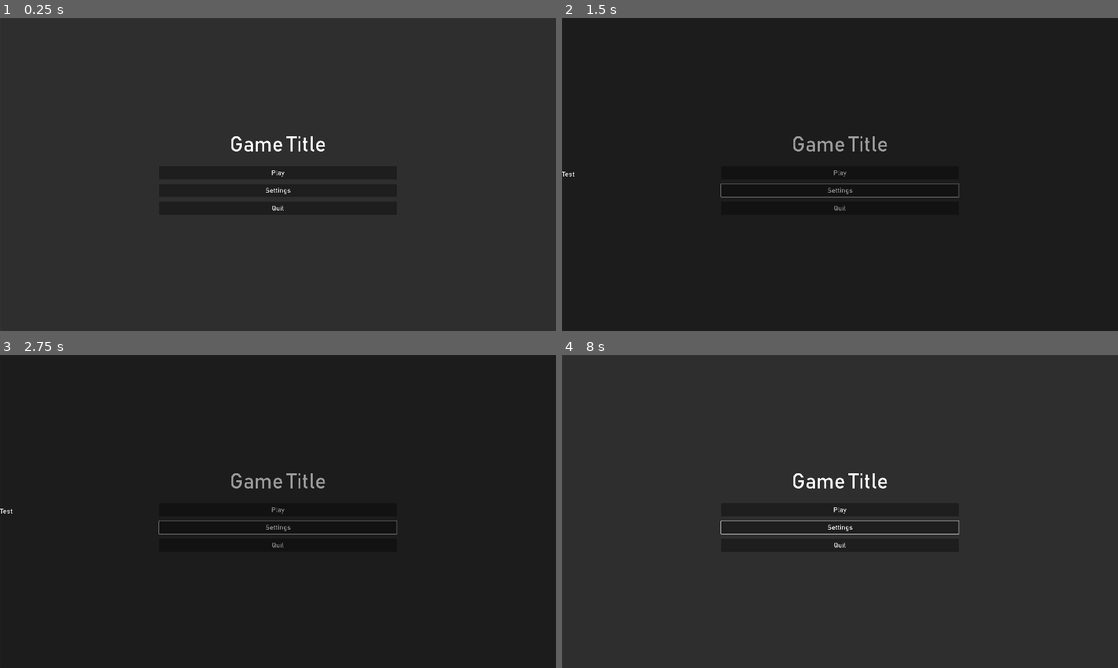
Above: before the commit, frames 1-4 (two rows, left to right).
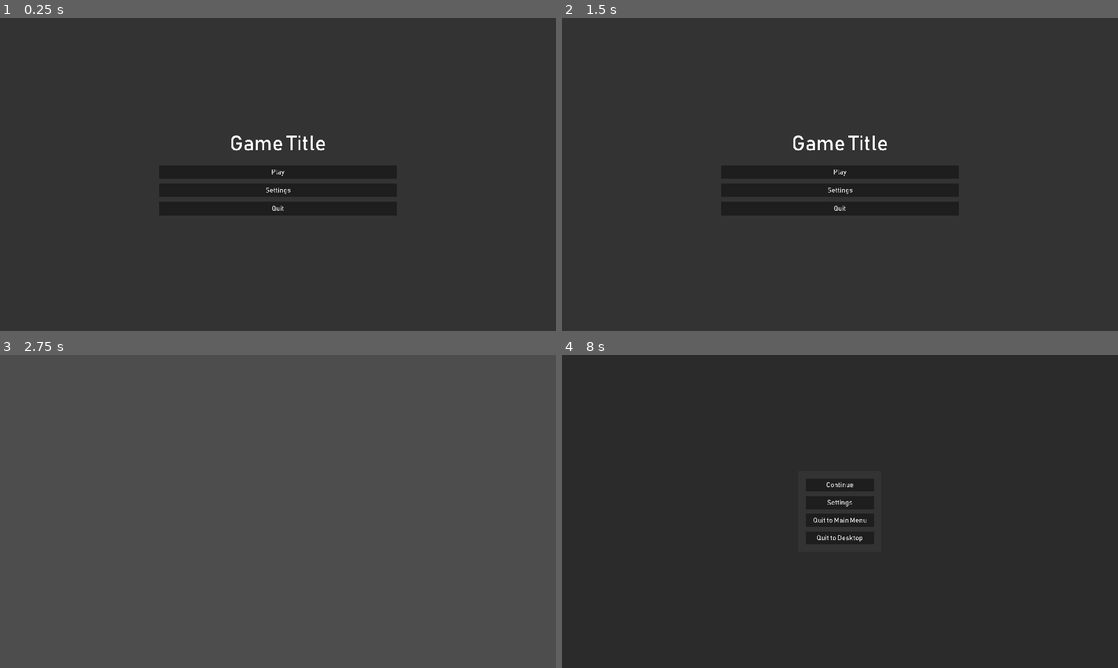
Above: after the commit, the same moments.

Repository: KevinGeertjens/Godot-Base-Template
Game: Godot game, scene res://scenes/menus/main/main_menu.tscn
The game is run twice, just before and just after one commit, with the same random seed, the same clock (stepped at 60 frames per second) and the same inputs.
Inputs (mouse positions are in pixels of both pictures, inside the frame that each line leads up to):
- Up to frame 1 (0.25 s): no input
- Up to frame 2 (1.5 s): click "Settings" at 0.5 s; click (1073, 64) at 1.25 s, where only the run after the commit has a clickable "X"
- Up to frame 3 (2.75 s): click "Play" at 2 s
- Up to frame 4 (8 s): click (840, 508) at 2.75 s, where only the run before the commit has a clickable "Play"; click (840, 508) at 3.5 s, where only the run before the commit has a clickable "Play"; tap Escape (ui_cancel) at 7.9 s

The runs differ from the first frame. In frame 1, 0.2% of the frame differs, in the area x 41-59%, y 37-62%; in frame 2, 0.8%; in frame 3, 100%, in the area x 0-100%, y 0-100%; in frame 4, 0.7%.

Commit message:
Implement graphics settings
Implemented the "graphics" section of the settings menu, being able to control the window mode/size, monitor the game is displayed on, and toggle vsync

Diff:
--- a/code/assets/themes/default_theme.tres
+++ b/code/assets/themes/default_theme.tres
@@ -9,8 +9,55 @@
 content_margin_bottom = 10.0
 bg_color = Color(0.117647, 0.117647, 0.117647, 1)
 
+[sub_resource type="StyleBoxFlat" id="StyleBoxFlat_jnmbn"]
+bg_color = Color(0.6, 0.6, 0.6, 0)
+
+[sub_resource type="StyleBoxFlat" id="StyleBoxFlat_3kqnp"]
+bg_color = Color(0.117647, 0.117647, 0.117647, 0)
+
+[sub_resource type="StyleBoxFlat" id="StyleBoxFlat_tnhpb"]
+bg_color = Color(0.6, 0.6, 0.6, 0)
+
+[sub_resource type="StyleBoxFlat" id="StyleBoxFlat_hey4j"]
+bg_color = Color(0.6, 0.6, 0.6, 0)
+
+[sub_resource type="StyleBoxFlat" id="StyleBoxFlat_1xt55"]
+bg_color = Color(0.6, 0.6, 0.6, 0)
+
+[sub_resource type="StyleBoxFlat" id="StyleBoxFlat_lmt70"]
+content_margin_left = 10.0
+content_margin_top = 10.0
+content_margin_right = 10.0
+content_margin_bottom = 10.0
+bg_color = Color(0.203922, 0.203922, 0.203922, 1)
+
+[sub_resource type="StyleBoxFlat" id="StyleBoxFlat_xt3tl"]
+content_margin_left = 10.0
+content_margin_top = 10.0
+content_margin_right = 10.0
+content_margin_bottom = 10.0
+bg_color = Color(0.129412, 0.129412, 0.129412, 1)
+
+[sub_resource type="StyleBoxFlat" id="StyleBoxFlat_glvit"]
+bg_color = Color(0.2, 0.2, 0.2, 1)
+
+[sub_resource type="StyleBoxFlat" id="StyleBoxFlat_no57m"]
+bg_color = Color(0.172549, 0.172549, 0.172549, 1)
+
 [resource]
 default_font = ExtResource("1_tye7j")
 default_font_size = 24
 Button/styles/normal = SubResource("StyleBoxFlat_jblcr")
+CheckBox/styles/focus = SubResource("StyleBoxFlat_jnmbn")
+CheckBox/styles/normal = SubResource("StyleBoxFlat_3kqnp")
+CheckButton/styles/focus = SubResource("StyleBoxFlat_tnhpb")
+CheckButton/styles/hover = SubResource("StyleBoxFlat_hey4j")
+CheckButton/styles/normal = SubResource("StyleBoxFlat_1xt55")
+GridContainer/constants/h_separation = 32
+GridContainer/constants/v_separation = 12
+OptionButton/styles/hover = SubResource("StyleBoxFlat_lmt70")
+OptionButton/styles/normal = SubResource("StyleBoxFlat_xt3tl")
+PanelContainer/styles/panel = SubResource("StyleBoxFlat_glvit")
+TabContainer/constants/side_margin = 0
+TabContainer/styles/panel = SubResource("StyleBoxFlat_no57m")
 VBoxContainer/constants/separation = 16
--- /dev/null
+++ b/code/autoload/graphics_settings.gd
@@ -0,0 +1,117 @@
+extends Node
+
+enum window_modes {FULLSCREEN, BORDERLESS_WINDOW, WINDOWED}
+
+const PATH = "user://graphics_settings.ini"
+const DEFAULT_SETTINGS = {
+	"window_mode": window_modes.FULLSCREEN,
+	"vsync" : true,
+	"window_size" : Vector2(1920, 1080),
+	"monitor": 0
+}
+
+var currentSettings = DEFAULT_SETTINGS.duplicate()
+
+func _ready():
+	var loadedSettings = _load_settings() # Attempt to load settings from file
+	if loadedSettings == null:
+		apply_default_settings()
+	else:
+		apply_settings(loadedSettings)
+
+func _load_settings():
+	# Return loaded settings, or null if non-existent or corrupt
+	var file = ConfigFile.new()
+	var err = file.load(PATH) # Returns OK if file loaded correctly
+
+	if err == OK:
+		var newSettings = {}
+		newSettings['window_size'] = file.get_value('graphics', 'window_size', DEFAULT_SETTINGS['window_size'])
+		newSettings['window_mode'] = file.get_value('graphics', 'window_mode', DEFAULT_SETTINGS['window_mode'])
+		newSettings['monitor'] = file.get_value('graphics', 'monitor', DEFAULT_SETTINGS['monitor'])
+		newSettings['vsync'] = file.get_value('graphics', 'vsync', DEFAULT_SETTINGS['vsync'])
+		return newSettings
+
+	return null
+
+func _save_settings(newSettings: Dictionary = currentSettings):
+	var validatedSettings = _validate_settings(newSettings)
+
+	var file = ConfigFile.new()
+	file.set_value("graphics", "window_size", validatedSettings["window_size"])
+	file.set_value("graphics", "window_mode", validatedSettings["window_mode"])
+	file.set_value("graphics", "vsync", validatedSettings["vsync"])
+	file.set_value("graphics", "monitor", validatedSettings["monitor"])
+	file.save(PATH)
+
+func _validate_settings(settings: Dictionary):
+	#Validate parameters, substitute with defaults if not the correct type
+	var newSettings = settings.duplicate()
+	var expectedTypes = {
+		"window_mode": TYPE_INT,
+		"vsync": TYPE_BOOL,
+		"window_size": TYPE_VECTOR2,
+		"monitor": TYPE_INT
+	}
+
+	for key in expectedTypes.keys():
+		if typeof(newSettings[key]) != expectedTypes[key]:
+			newSettings[key] = DEFAULT_SETTINGS[key]
+
+	return newSettings
+
+func apply_settings(newSettings: Dictionary):
+	var validatedSettings = _validate_settings(newSettings)
+	set_window_size(validatedSettings['window_size'])
+	set_window_mode(validatedSettings['window_mode'])
+	set_monitor(validatedSettings['monitor'])
+	set_vsync(validatedSettings['vsync'])
+
+func apply_default_settings():
+	apply_settings(DEFAULT_SETTINGS)
+
+func set_window_mode(window_mode: int):
+	var fullscreenValue
+	var borderlessValue
+
+	match window_mode:
+		window_modes.FULLSCREEN:
+			fullscreenValue = DisplayServer.WINDOW_MODE_FULLSCREEN
+			borderlessValue = false
+		window_modes.BORDERLESS_WINDOW:
+			fullscreenValue = DisplayServer.WINDOW_MODE_WINDOWED
+			borderlessValue = true
+		window_modes.WINDOWED:
+			fullscreenValue = DisplayServer.WINDOW_MODE_WINDOWED
+			borderlessValue = false
+
+	DisplayServer.window_set_mode(fullscreenValue)
+	DisplayServer.window_set_flag(DisplayServer.WINDOW_FLAG_BORDERLESS, borderlessValue)
+
+	currentSettings["window_mode"] = window_mode
+	_save_settings()
+	DisplayServer.window_set_current_screen(currentSettings["monitor"])
+
+func set_vsync(vsync: bool):
+	var vsyncValue = {
+		false: DisplayServer.VSYNC_DISABLED,
+		true: DisplayServer.VSYNC_ENABLED
+	}[vsync]
+	DisplayServer.window_set_vsync_mode(vsyncValue)
+	currentSettings["vsync"] = vsync
+	_save_settings()
+
+func set_window_size(window_size: Vector2):
+	DisplayServer.window_set_size(window_size)
+	currentSettings["window_size"] = window_size
+	_save_settings()
+
+	#Center window after size change
+	var offset = (DisplayServer.screen_get_size() - DisplayServer.window_get_size()) / 2
+	DisplayServer.window_set_position(offset)
+	DisplayServer.window_set_current_screen(currentSettings["monitor"])
+
+func set_monitor(index: int):
+	DisplayServer.window_set_current_screen(index)
+	currentSettings["monitor"] = index
+	_save_settings()
--- a/code/project.godot
+++ b/code/project.godot
@@ -17,15 +17,14 @@
 [autoload]
 
 ChangeScene="*res://autoload/change_scene.gd"
+GraphicsSettings="*res://autoload/graphics_settings.gd"
 
 [display]
 
 window/size/viewport_width=1920
 window/size/viewport_height=1080
-window/size/mode=3
 window/size/resizable=false
-window/stretch/mode="viewport"
-window/stretch/scale_mode="integer"
+window/stretch/mode="canvas_items"
 
 [file_customization]
 
--- a/code/scenes/menus/pause/pause_menu.tscn
+++ b/code/scenes/menus/pause/pause_menu.tscn
@@ -4,7 +4,7 @@
 [ext_resource type="PackedScene" uid="uid://bbjn6b5dbkl45" path="res://scenes/menus/settings/settings_menu.tscn" id="2_wp41h"]
 
 [sub_resource type="StyleBoxFlat" id="StyleBoxFlat_v4fc0"]
-bg_color = Color(0, 0, 0, 0.392157)
+bg_color = Color(0, 0, 0, 0.431373)
 
 [node name="PauseMenu" type="PanelContainer"]
 anchors_preset = 15
--- /dev/null
+++ b/code/scenes/menus/settings/graphics_settings.gd
@@ -0,0 +1,89 @@
+extends MarginContainer
+
+@onready var windowSizeButton = $HBoxContainer/GridContainer/WindowSizeButton
+@onready var windowModeButton = $HBoxContainer/GridContainer/WindowModeButton
+@onready var monitorButton = $HBoxContainer/GridContainer/MonitorButton
+@onready var vsyncButton = $HBoxContainer/GridContainer/VsyncButton
+
+const windowModeMap = {
+	GraphicsSettings.window_modes.FULLSCREEN: "Fullscreen",
+	GraphicsSettings.window_modes.BORDERLESS_WINDOW: "Borderless Window",
+	GraphicsSettings.window_modes.WINDOWED: "Windowed"
+}
+
+func _ready():
+	# Populate monitor button with number of monitors
+	var monitorCount = DisplayServer.get_screen_count()
+	for x in monitorCount:
+		monitorButton.add_item(str(x))
+
+	# Populate window mode button with modes
+	for mode in windowModeMap:
+		windowModeButton.add_item(windowModeMap[mode])
+
+	_update_buttons()
+
+func _update_buttons():
+	#Updates all buttons' values
+	_update_window_size_button()
+	_update_window_mode_button()
+	_update_vsync_button()
+	_update_monitor_button()
+
+func _update_window_size_button():
+	var window_size = GraphicsSettings.currentSettings['window_size']
+	var string = str(window_size.x) + "x" + str(window_size.y)
+	for i in windowSizeButton.item_count:
+		if windowSizeButton.get_item_text(i) == string:
+			windowSizeButton.select(i)
+
+	if GraphicsSettings.currentSettings['window_mode'] == GraphicsSettings.window_modes.FULLSCREEN:
+		windowSizeButton.disabled = true
+	else:
+		windowSizeButton.disabled = false
+
+func _update_window_mode_button():
+	var value = windowModeMap[GraphicsSettings.currentSettings['window_mode']]
+	for i in windowModeButton.item_count:
+		if windowModeButton.get_item_text(i) == value:
+			windowModeButton.select(i)
+
+func _update_vsync_button():
+	var vsyncEnabled = DisplayServer.window_get_vsync_mode() == DisplayServer.VSYNC_ENABLED
+	vsyncButton.set_pressed_no_signal(vsyncEnabled)
+
+func _update_monitor_button():
+	var currentMonitor = DisplayServer.window_get_current_screen()
+	for i in monitorButton.item_count:
+		if monitorButton.get_item_text(i) == str(currentMonitor):
+			monitorButton.select(i)
+
+
+func _on_window_size_button_item_selected(index):
+	var splitWindowSize = windowSizeButton.get_item_text(index).split("x")
+	var newWindowSize = Vector2(int(splitWindowSize[0]), int(splitWindowSize[1]))
+	GraphicsSettings.set_window_size(newWindowSize)
+	_update_buttons()
+
+func _on_fullscreen_button_toggled(toggled_on):
+	GraphicsSettings.set_fullscreen(toggled_on)
+	_update_buttons()
+
+func _on_window_mode_button_item_selected(index):
+	var buttonValue = windowModeButton.get_item_text(index)
+	var windowMode = GraphicsSettings.window_modes.FULLSCREEN # Default to fullscreen
+
+	for mode in windowModeMap:
+		if windowModeMap[mode] == buttonValue:
+			windowMode = mode
+
+	GraphicsSettings.set_window_mode(windowMode)
+	_update_buttons()
+
+func _on_monitor_button_item_selected(index):
+	GraphicsSettings.set_monitor(index)
+	_update_buttons()
+
+func _on_vsync_button_toggled(toggled_on):
+	GraphicsSettings.set_vsync(toggled_on)
+	_update_buttons()
--- a/code/scenes/menus/settings/settings_menu.gd
+++ b/code/scenes/menus/settings/settings_menu.gd
@@ -3,3 +3,6 @@
 func _process(_delta):
 	if self.visible && Input.is_action_pressed("ui_cancel"):
 		self.visible = false
+
+func _on_exit_button_pressed():
+	self.visible = false
--- a/code/scenes/menus/settings/settings_menu.tscn
+++ b/code/scenes/menus/settings/settings_menu.tscn
@@ -1,9 +1,16 @@
-[gd_scene load_steps=3 format=3 uid="uid://bbjn6b5dbkl45"]
+[gd_scene load_steps=6 format=3 uid="uid://bbjn6b5dbkl45"]
 
 [ext_resource type="Script" path="res://scenes/menus/settings/settings_menu.gd" id="1_iul8f"]
+[ext_resource type="Script" path="res://scenes/menus/settings/graphics_settings.gd" id="2_m5edi"]
 
 [sub_resource type="StyleBoxFlat" id="StyleBoxFlat_5odnb"]
-bg_color = Color(0, 0, 0, 0.392157)
+bg_color = Color(0, 0, 0, 0)
+
+[sub_resource type="StyleBoxFlat" id="StyleBoxFlat_xpc6p"]
+bg_color = Color(0.137255, 0.137255, 0.137255, 1)
+
+[sub_resource type="StyleBoxFlat" id="StyleBoxFlat_h0upi"]
+bg_color = Color(0.117647, 0.117647, 0.117647, 1)
 
 [node name="SettingsMenu" type="PanelContainer"]
 anchors_preset = 15
@@ -14,6 +21,115 @@
 theme_override_styles/panel = SubResource("StyleBoxFlat_5odnb")
 script = ExtResource("1_iul8f")
 
-[node name="Label" type="Label" parent="."]
+[node name="Margin" type="MarginContainer" parent="."]
 layout_mode = 2
-text = "Test"
+theme_override_constants/margin_left = 100
+theme_override_constants/margin_top = 100
+theme_override_constants/margin_right = 100
+theme_override_constants/margin_bottom = 100
+
+[node name="PanelContainer" type="PanelContainer" parent="Margin"]
+layout_mode = 2
+theme_override_styles/panel = SubResource("StyleBoxFlat_xpc6p")
+
+[node name="Margin" type="MarginContainer" parent="Margin/PanelContainer"]
+layout_mode = 2
+theme_override_constants/margin_left = 35
+theme_override_constants/margin_top = 35
+theme_override_constants/margin_right = 35
+theme_override_constants/margin_bottom = 35
+
+[node name="VBoxContainer" type="VBoxContainer" parent="Margin/PanelContainer/Margin"]
+layout_mode = 2
+
+[node name="Header" type="HBoxContainer" parent="Margin/PanelContainer/Margin/VBoxContainer"]
+layout_mode = 2
+
+[node name="SettingsLabel" type="Label" parent="Margin/PanelContainer/Margin/VBoxContainer/Header"]
+layout_mode = 2
+theme_override_font_sizes/font_size = 48
+text = "Settings"
+
+[node name="Filler" type="Control" parent="Margin/PanelContainer/Margin/VBoxContainer/Header"]
+layout_mode = 2
+size_flags_horizontal = 3
+
+[node name="ExitButton" type="Button" parent="Margin/PanelContainer/Margin/VBoxContainer/Header"]
+custom_minimum_size = Vector2(49, 49)
+layout_mode = 2
+theme_override_styles/normal = SubResource("StyleBoxFlat_h0upi")
+text = "X"
+
+[node name="Filler" type="Control" parent="Margin/PanelContainer/Margin/VBoxContainer"]
+layout_mode = 2
+
+[node name="Tabs" type="TabContainer" parent="Margin/PanelContainer/Margin/VBoxContainer"]
+layout_mode = 2
+
+[node name="Graphics" type="MarginContainer" parent="Margin/PanelContainer/Margin/VBoxContainer/Tabs"]
+layout_mode = 2
+theme_override_constants/margin_left = 16
+theme_override_constants/margin_top = 16
+theme_override_constants/margin_right = 16
+theme_override_constants/margin_bottom = 16
+script = ExtResource("2_m5edi")
+
+[node name="HBoxContainer" type="HBoxContainer" parent="Margin/PanelContainer/Margin/VBoxContainer/Tabs/Graphics"]
+layout_mode = 2
+
+[node name="GridContainer" type="GridContainer" parent="Margin/PanelContainer/Margin/VBoxContainer/Tabs/Graphics/HBoxContainer"]
+layout_mode = 2
+columns = 2
+
+[node name="WindowSizeLabel" type="Label" parent="Margin/PanelContainer/Margin/VBoxContainer/Tabs/Graphics/HBoxContainer/GridContainer"]
+layout_mode = 2
+text = "Window Size"
+
+[node name="WindowSizeButton" type="OptionButton" parent="Margin/PanelContainer/Margin/VBoxContainer/Tabs/Graphics/HBoxContainer/GridContainer"]
+layout_mode = 2
+item_count = 7
+selected = 0
+popup/item_0/text = "640x360"
+popup/item_0/id = 0
+popup/item_1/text = "1280x720"
+popup/item_1/id = 1
+popup/item_2/text = "1366x768"
+popup/item_2/id = 2
+popup/item_3/text = "1600x900"
+popup/item_3/id = 3
+popup/item_4/text = "1920x1080"
+popup/item_4/id = 4
+popup/item_5/text = "2560x1440"
+popup/item_5/id = 5
+popup/item_6/text = "3840x2160"
+popup/item_6/id = 6
+
+[node name="WindowModeLabel" type="Label" parent="Margin/PanelContainer/Margin/VBoxContainer/Tabs/Graphics/HBoxContainer/GridContainer"]
+layout_mode = 2
+text = "Window Mode"
+
+[node name="WindowModeButton" type="OptionButton" parent="Margin/PanelContainer/Margin/VBoxContainer/Tabs/Graphics/HBoxContainer/GridContainer"]
+layout_mode = 2
+
+[node name="MonitorLabel" type="Label" parent="Margin/PanelContainer/Margin/VBoxContainer/Tabs/Graphics/HBoxContainer/GridContainer"]
+layout_mode = 2
+text = "Monitor"
+
+[node name="MonitorButton" type="OptionButton" parent="Margin/PanelContainer/Margin/VBoxContainer/Tabs/Graphics/HBoxContainer/GridContainer"]
+layout_mode = 2
+
+[node name="VsyncLabel" type="Label" parent="Margin/PanelContainer/Margin/VBoxContainer/Tabs/Graphics/HBoxContainer/GridContainer"]
+layout_mode = 2
+text = "Vsync"
+
+[node name="VsyncButton" type="CheckButton" parent="Margin/PanelContainer/Margin/VBoxContainer/Tabs/Graphics/HBoxContainer/GridContainer"]
+layout_mode = 2
+
+[node name="Sidebar" type="VBoxContainer" parent="Margin/PanelContainer/Margin/VBoxContainer/Tabs/Graphics/HBoxContainer"]
+layout_mode = 2
+
+[connection signal="pressed" from="Margin/PanelContainer/Margin/VBoxContainer/Header/ExitButton" to="." method="_on_exit_button_pressed"]
+[connection signal="item_selected" from="Margin/PanelContainer/Margin/VBoxContainer/Tabs/Graphics/HBoxContainer/GridContainer/WindowSizeButton" to="Margin/PanelContainer/Margin/VBoxContainer/Tabs/Graphics" method="_on_window_size_button_item_selected"]
+[connection signal="item_selected" from="Margin/PanelContainer/Margin/VBoxContainer/Tabs/Graphics/HBoxContainer/GridContainer/WindowModeButton" to="Margin/PanelContainer/Margin/VBoxContainer/Tabs/Graphics" method="_on_window_mode_button_item_selected"]
+[connection signal="item_selected" from="Margin/PanelContainer/Margin/VBoxContainer/Tabs/Graphics/HBoxContainer/GridContainer/MonitorButton" to="Margin/PanelContainer/Margin/VBoxContainer/Tabs/Graphics" method="_on_monitor_button_item_selected"]
+[connection signal="toggled" from="Margin/PanelContainer/Margin/VBoxContainer/Tabs/Graphics/HBoxContainer/GridContainer/VsyncButton" to="Margin/PanelContainer/Margin/VBoxContainer/Tabs/Graphics" method="_on_vsync_button_toggled"]
Not shown: 1 places in code/assets/themes/default_theme.tres that only renumber resources
